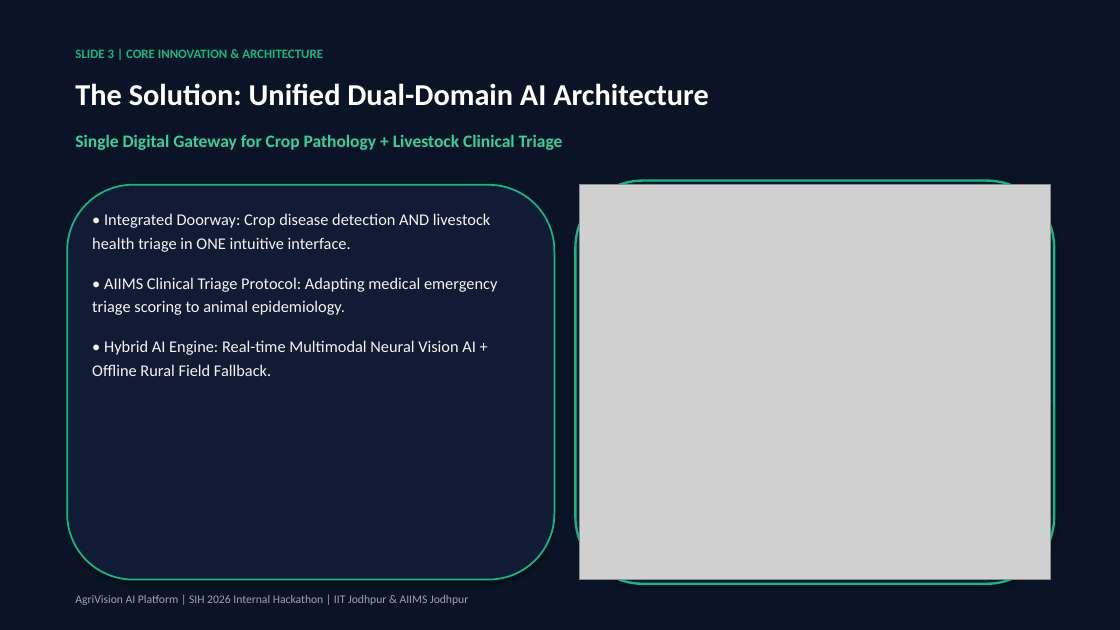
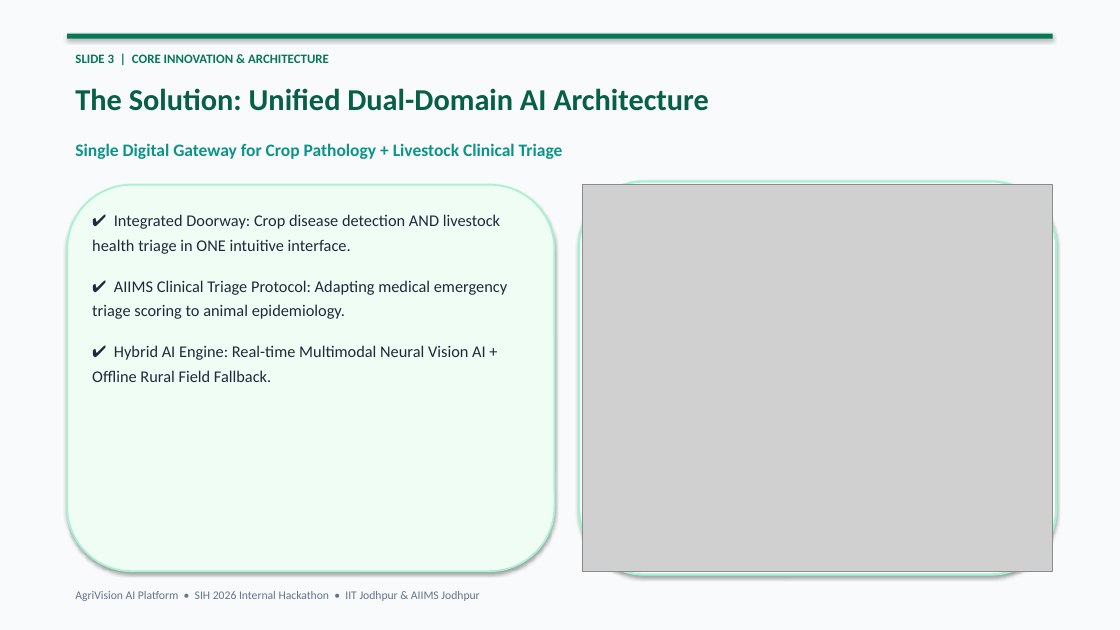
Before and after one commit to maheshiv15/SIH_INTERNAL2026, a slide deck: slide 3 of AgriVision_AI_SIH2026_Presentation.pptx. Drawn at 1120x630 pixels with LibreOffice and Linux fonts; fonts in the diff are those of the drawing; grey boxes stand for pictures. Boxes give left, top, right and bottom in pixels: in the first picture for what was removed or moved away, otherwise in the second. Text is boxed around its words. In the diff, an @@ line names an element or a change of style, - is before the commit and + after.

Commit message:
Update PowerPoint presentation deck to light, beautiful aesthetic design

```diff
--- a/AgriVision_AI_SIH2026_Presentation.pptx
+++ b/AgriVision_AI_SIH2026_Presentation.pptx
@@ rectangle at box(0, 0, 1120, 630): fill #0B1426 to #F8FAFC @@
@@ text "SLIDE 3 | CORE INNOVATION ..." at box(75, 54, 329, 63): text colour #10B981 to #047857 @@
@@ rectangle added at box(67, 34, 1053, 39), fill #047857 @@
@@ text "The Solution: Unified Dual-Domain AI ..." at box(75, 88, 709, 111): text colour #FFFFFF to #065F46 @@
@@ text "Single Digital Gateway for Crop ...": place and size @@
-text "Single Digital Gateway for Crop ..." at box(75, 134, 563, 150)
+text "Single Digital Gateway for Crop ..." at box(75, 143, 563, 159)
@@ text "Single Digital Gateway for Crop ..." at box(75, 143, 563, 159): text colour #34D399 to #0D9488 @@
@@ rounded rectangle: place and size @@
-rounded rectangle at box(67, 185, 555, 580)
+rounded rectangle at box(67, 185, 555, 571)
@@ rounded rectangle at box(67, 185, 555, 571): fill #111C34 to #F0FDF4; outline #10B981 1.5 pt to #A7F3D0 1.5 pt @@
@@ rounded rectangle: place and size @@
-rounded rectangle at box(576, 181, 1054, 584)
+rounded rectangle at box(579, 181, 1056, 575)
@@ rounded rectangle at box(579, 181, 1056, 575): fill #111C34 to #FFFFFF; outline #10B981 2 pt to #A7F3D0 2 pt @@
@@ picture: place and size @@
-picture at box(580, 185, 1050, 580)
+picture at box(582, 185, 1053, 571)
@@ text at box(92, 214, 507, 382): text changed; text colour #F3F4F6 to #1E293B @@
-• Integrated Doorway: Crop disease detection AND livestock health triage in ONE intuitive interface.
-• AIIMS Clinical Triage Protocol: Adapting medical emergency triage scoring to animal epidemiology.
-• Hybrid AI Engine: Real-time Multimodal Neural Vision AI + Offline Rural Field Fallback.
+✔ Integrated Doorway: Crop disease detection AND livestock health triage in ONE intuitive interface.
+✔ AIIMS Clinical Triage Protocol: Adapting medical emergency triage scoring to animal epidemiology.
+✔ Hybrid AI Engine: Real-time Multimodal Neural Vision AI + Offline Rural Field Fallback.
@@ text at box(75, 591, 479, 601): text changed; text colour #9CA3AF to #64748B @@
-AgriVision AI Platform | SIH 2026 Internal Hackathon | IIT Jodhpur & AIIMS Jodhpur
+AgriVision AI Platform • SIH 2026 Internal Hackathon • IIT Jodhpur & AIIMS Jodhpur
```
Also in this commit, not shown: 9 other slides changed, 1 other file.
